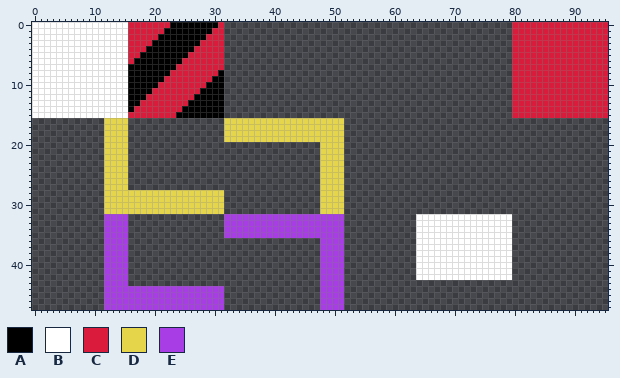
One commit to this sprite sheet: assets/images/tileset.png. The picture above is the old version.
The file is 96x48 pixels.
Palette (. is transparent): A #000000  B #ffffff  C #db1b3b  D #e5d54b  E #a83de5
Pixels before (only the part around the change), first column x 22:
 0 CAAAAAAAAC......................
 1 AAAAAAAACC......................
 2 AAAAAAACCC......................
 3 AAAAAACCCC......................
 4 AAAAACCCCC......................
 5 AAAACCCCCC......................
 6 AAACCCCCCC......................
 7 AACCCCCCCC......................
 8 ACCCCCCCCA......................
 9 CCCCCCCCAA......................
10 CCCCCCCAAA......................
11 CCCCCCAAAA......................
12 CCCCCAAAAA......................
13 CCCCAAAAAA......................
14 CCCAAAAAAA......................
15 CCAAAAAAAA......................
16 ..........DDDDDDDDDDDDDDDDDDDD..
17 ..........DDDDDDDDDDDDDDDDDDDD..
18 ..........DDDDDDDDDDDDDDDDDDDD..
19 ..........DDDDDDDDDDDDDDDDDDDD..
20 ..........................DDDD..
21 ..........................DDDD..
22 ..........................DDDD..
23 ..........................DDDD..
24 ..........................DDDD..
25 ..........................DDDD..
26 ..........................DDDD..
27 ..........................DDDD..
28 DDDDDDDDDD................DDDD..
After the commit:
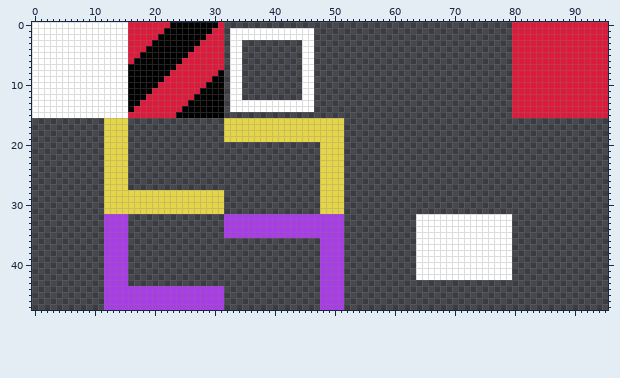
Diff:
{"y":1,"x":33,"old":"..............","new":"BBBBBBBBBBBBBB"}
{"y":2,"x":33,"old":"..............","new":"BBBBBBBBBBBBBB"}
{"y":3,"x":33,"old":"..","new":"BB"}
{"y":3,"x":45,"old":"..","new":"BB"}
{"y":4,"x":33,"old":"..","new":"BB"}
{"y":4,"x":45,"old":"..","new":"BB"}
{"y":5,"x":33,"old":"..","new":"BB"}
{"y":5,"x":45,"old":"..","new":"BB"}
{"y":6,"x":33,"old":"..","new":"BB"}
{"y":6,"x":45,"old":"..","new":"BB"}
{"y":7,"x":33,"old":"..","new":"BB"}
{"y":7,"x":45,"old":"..","new":"BB"}
{"y":8,"x":33,"old":"..","new":"BB"}
{"y":8,"x":45,"old":"..","new":"BB"}
{"y":9,"x":33,"old":"..","new":"BB"}
{"y":9,"x":45,"old":"..","new":"BB"}
{"y":10,"x":33,"old":"..","new":"BB"}
{"y":10,"x":45,"old":"..","new":"BB"}
{"y":11,"x":33,"old":"..","new":"BB"}
{"y":11,"x":45,"old":"..","new":"BB"}
{"y":12,"x":33,"old":"..","new":"BB"}
{"y":12,"x":45,"old":"..","new":"BB"}
{"y":13,"x":33,"old":"..............","new":"BBBBBBBBBBBBBB"}
{"y":14,"x":33,"old":"..............","new":"BBBBBBBBBBBBBB"}
{"label":"added","picture_box":[230,28,314,112]}
